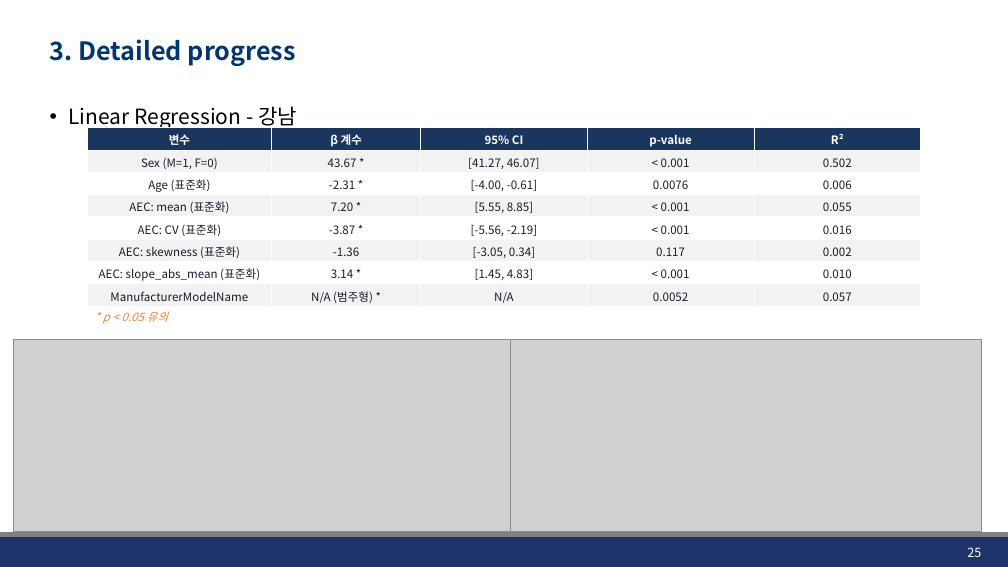
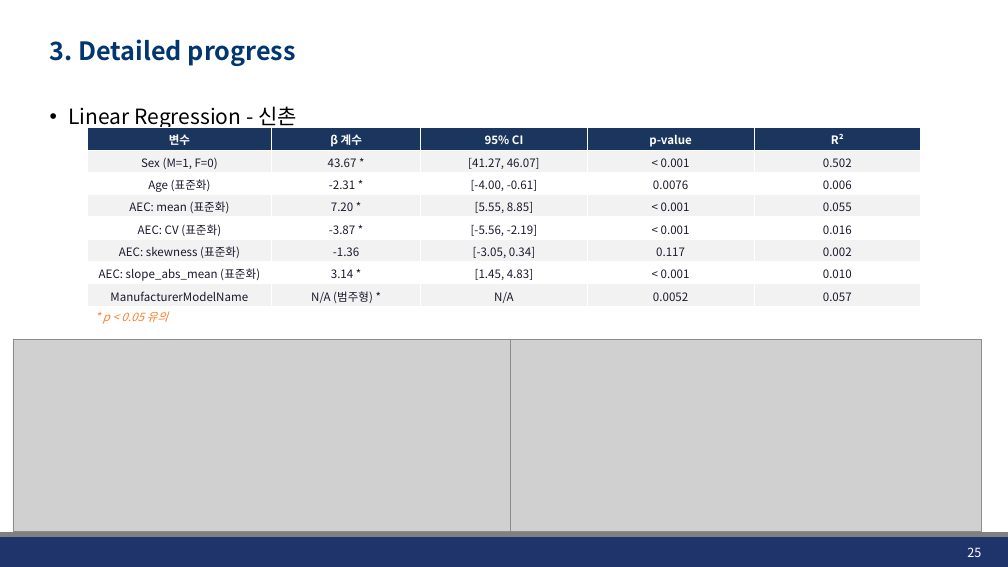
Before and after one commit to JHWannabe/2026-1_Study, a slide deck: slide 25 of 연구자료/260424_Linear_Logistic_Regression.pptx. Drawn at 1008x567 pixels with LibreOffice and Linux fonts; fonts in the diff are those of the drawing; grey boxes stand for pictures; background and template pictures are left out. Boxes give left, top, right and bottom in pixels: in the first picture for what was removed or moved away, otherwise in the second. Text is boxed around its words. In the diff, an @@ line names an element or a change of style, - is before the commit and + after.

```diff
--- a/연구자료/260424_Linear_Logistic_Regression.pptx
+++ b/연구자료/260424_Linear_Logistic_Regression.pptx
@@ text at box(68, 106, 297, 129): text changed @@
-• Linear Regression - 강남
+• Linear Regression - 신촌
```
Also in this commit, not shown: 8 other slides changed, 5 other files.
